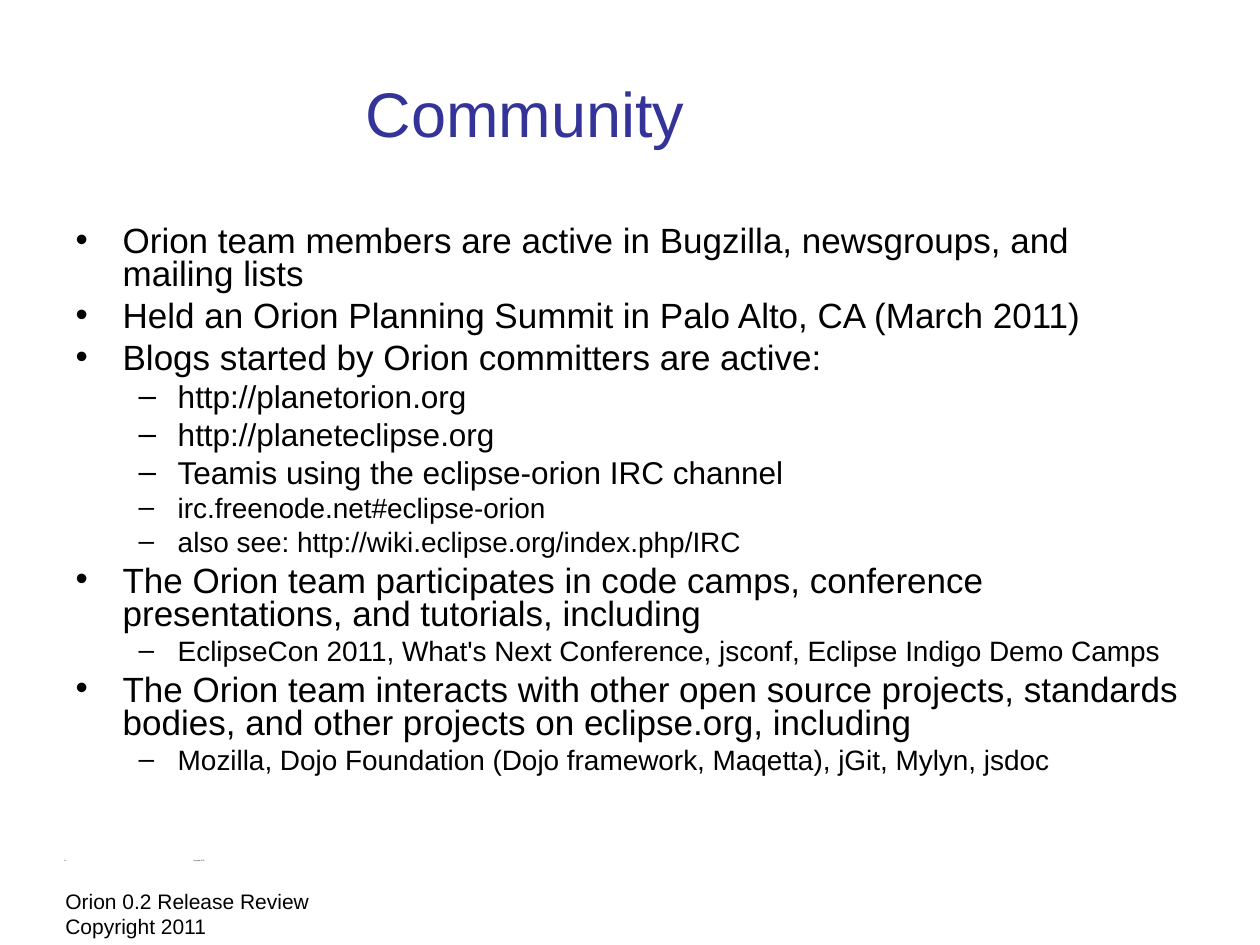
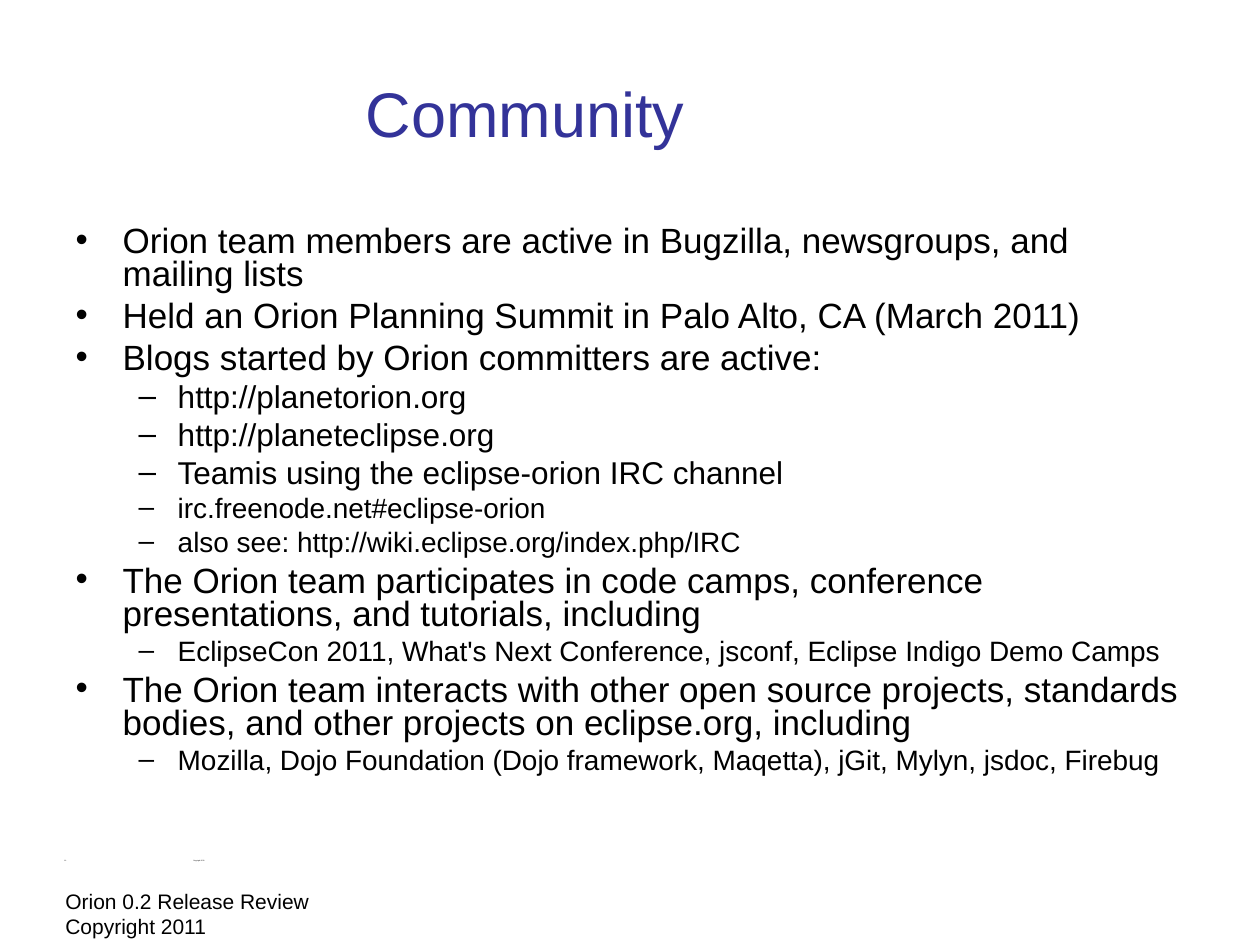
Before and after one commit to eclipse-platform/www.eclipse.org-eclipse-news, a slide deck: slide 16 of orion/reviews/orion-0-2-release-review.odp. Drawn at 1260x945 pixels with LibreOffice and Linux fonts; fonts in the diff are those of the drawing; background and template pictures are left out. Boxes give left, top, right and bottom in pixels: in the first picture for what was removed or moved away, otherwise in the second. Text is boxed around its words. In the diff, an @@ line names an element or a change of style, - is before the commit and + after.

```diff
--- a/orion/reviews/orion-0-2-release-review.odp
+++ b/orion/reviews/orion-0-2-release-review.odp
@@ text at <box>178,749,1160,775</box>: text changed @@
-  – Mozilla, Dojo Foundation (Dojo framework, Maqetta), jGit, Mylyn, jsdoc
+  – Mozilla, Dojo Foundation (Dojo framework, Maqetta), jGit, Mylyn, jsdoc, Firebug
```
Also in this commit, not shown: 5 other slides changed, 1 slide added, 1 slide removed, 1 other file.
